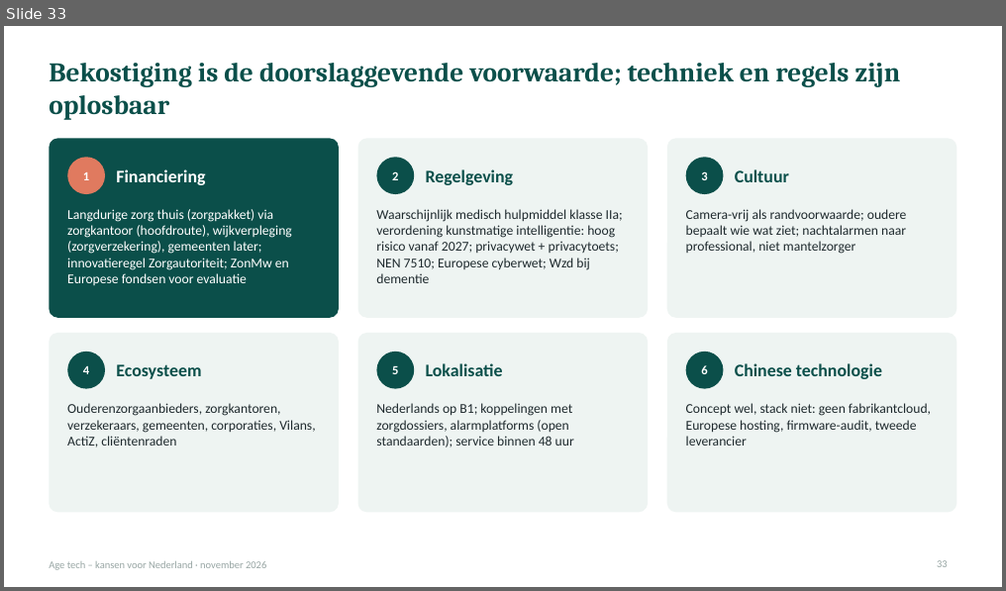
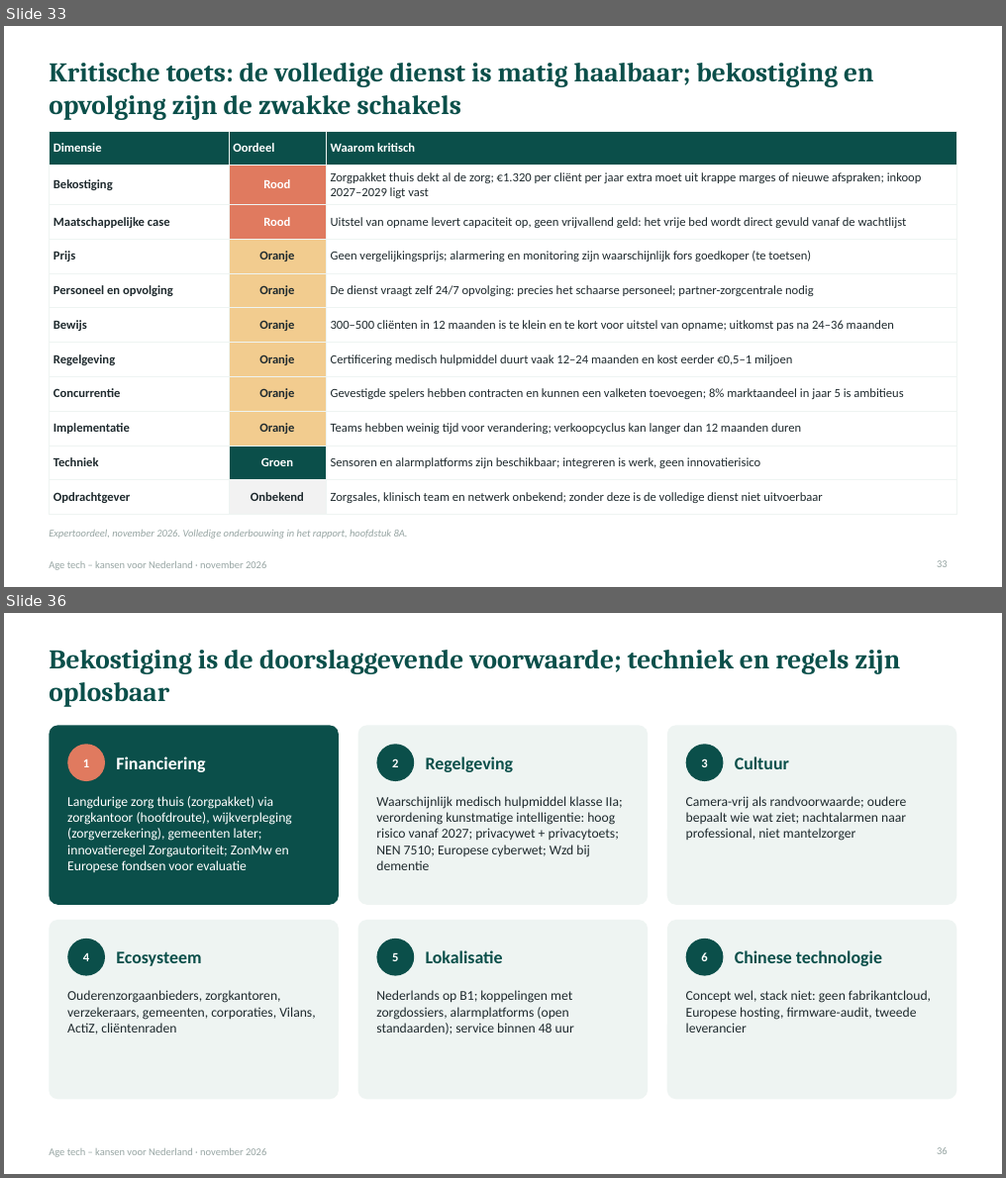
Before and after one commit to robruijn/Four-Seasons-Rome-2026, a slide deck: AgeTech_kansen_Nederland.pptx. Shown one above the other, each under a label of ours: slide 33 before the commit, slides 33 and 36 after it; the slides between them are not shown. The pictures are 1006x591 and 1006x1178 pixels, drawn with LibreOffice and Linux fonts; fonts in the diff are those of the drawing. Boxes give left, top, right and bottom in pixels: in the first picture for what was removed or moved away, otherwise in the second. Text is boxed around its words. In the diff, an @@ line names an element or a change of style, - is before the commit and + after.

```diff
--- a/AgeTech_kansen_Nederland.pptx
+++ b/AgeTech_kansen_Nederland.pptx
@@ slide 33 added at <box>4,26,1002,587</box>, background #FFFFFF; not listed: 1 template element that a slide beside it also shows @@
@@ title added at <box>49,63,873,120</box>, 26 pt, text #0B4F4A, bold @@
+Kritische toets: de volledige dienst is matig haalbaar; bekostiging en opvolging zijn de zwakke schakels
@@ table added at <box>49,131,957,507</box>, 11 rows, 3 columns @@
+Dimensie | Oordeel | Waarom kritisch
+Bekostiging | Rood | Zorgpakket thuis dekt al de zorg; €1.320 per cliënt per jaar extra moet uit krappe marges of nieuwe afspraken; inkoop 2027–2029 ligt vast
+Maatschappelijke case | Rood | Uitstel van opname levert capaciteit op, geen vrijvallend geld: het vrije bed wordt direct gevuld vanaf de wachtlijst
+Prijs | Oranje | Geen vergelijkingsprijs; alarmering en monitoring zijn waarschijnlijk fors goedkoper (te toetsen)
+Personeel en opvolging | Oranje | De dienst vraagt zelf 24/7 opvolging: precies het schaarse personeel; partner-zorgcentrale nodig
+Bewijs | Oranje | 300–500 cliënten in 12 maanden is te klein en te kort voor uitstel van opname; uitkomst pas na 24–36 maanden
+Regelgeving | Oranje | Certificering medisch hulpmiddel duurt vaak 12–24 maanden en kost eerder €0,5–1 miljoen
+Concurrentie | Oranje | Gevestigde spelers hebben contracten en kunnen een valketen toevoegen; 8% marktaandeel in jaar 5 is ambitieus
+Implementatie | Oranje | Teams hebben weinig tijd voor verandering; verkoopcyclus kan langer dan 12 maanden duren
+Techniek | Groen | Sensoren en alarmplatforms zijn beschikbaar; integreren is werk, geen innovatierisico
+Opdrachtgever | Onbekend | Zorgsales, klinisch team en netwerk onbekend; zonder deze is de volledige dienst niet uitvoerbaar
@@ text added at <box>49,530,408,539</box>, 10 pt, text #98A6A4, italic @@
+Expertoordeel, november 2026. Volledige onderbouwing in het rapport, hoofdstuk 8A.
@@ page number added at <box>937,561,947,568</box>, 10 pt, text #98A6A4 @@
+33
@@ what was slide 33 is now slide 36 @@
```
Also in this commit, not shown: 7 slides changed, 2 other slides added.
